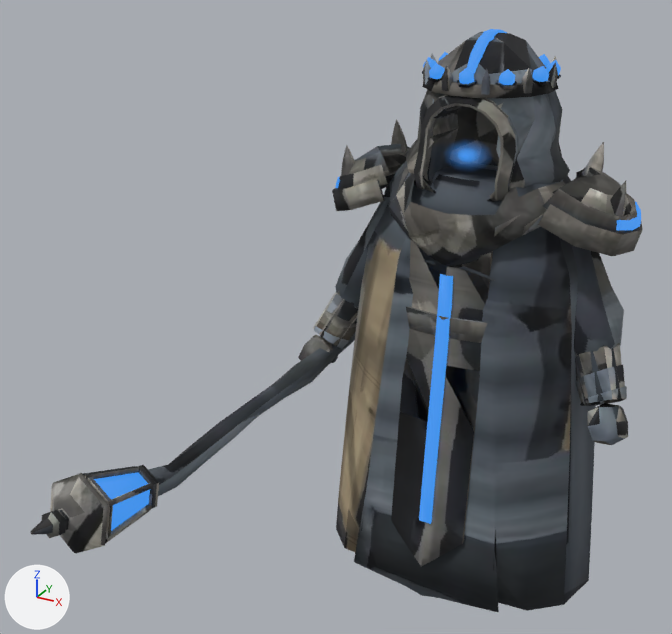
One commit to the glTF model games/vale/art/out/units/brightwick_aubade.glb: the scene before it, then after it.
Both versions are drawn from a 50 mm lens placed at (0.874, -2.438, 2.024), pointed at (-0.186, -0.51, 1.061). Arrows for +X, +Y and +Z are at lower left; the lights stay in place. The older version comes first. Vertices at exactly the same position are counted once.

Before the edit, the objects in view are built like this:
```python
me_brightwick_aubade = bpy.data.meshes.new('brightwick_aubade')
me_brightwick_aubade.from_pydata(...)  # 1929 vertices, 3315 faces; spans x -0.52..0.51, y -1.35..0.33, z 0.0..1.72
me_brightwick_aubade.materials.append(mat_body)
me_brightwick_aubade_accent = bpy.data.meshes.new('brightwick_aubade_accent')
me_brightwick_aubade_accent.from_pydata(...)  # 406 vertices, 644 faces; spans x -0.51..0.45, y -1.23..0.31, z 0.35..1.73
# faces by material slot: [138, 506]
me_brightwick_aubade_accent.materials.append(mat_accent)
me_brightwick_aubade_accent.materials.append(mat_accent_001)  # dark blue #293038, glowing blue #388de7
ob_brightwick_aubade = bpy.data.objects.new('brightwick_aubade', me_brightwick_aubade)
ob_brightwick_aubade.location = (0.0, 0.0, 0.0)
ob_brightwick_aubade_accent = bpy.data.objects.new('brightwick_aubade_accent', me_brightwick_aubade_accent)
ob_brightwick_aubade_accent.location = (0.0, 0.0, 0.0)
```
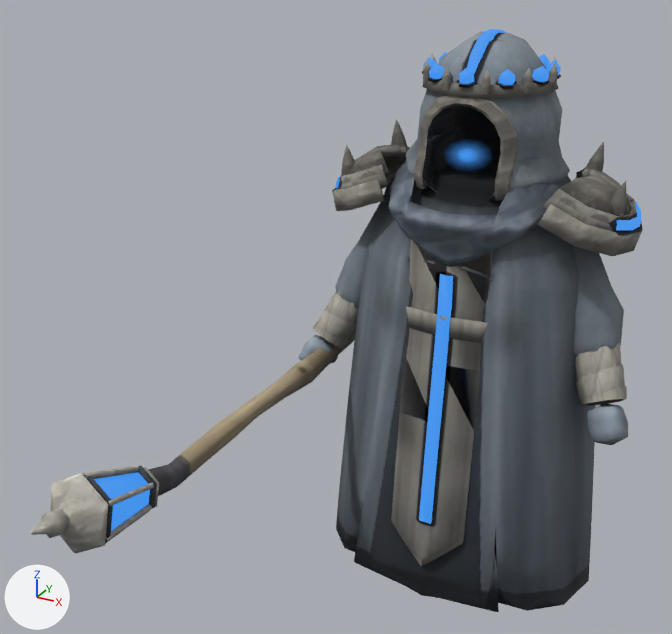
Where the change shows, as pixel boxes (x1, y1, x2, y2) in the pictures (672 x 634 px; the box of a moved part takes in the faces that stretch with it):
part 1 of me_brightwick_aubade, moved or reshaped: (421, 40, 551, 180) in both
part 2 of me_brightwick_aubade, surface changed: (31, 32, 643, 602) in both

The change, as a list of edits to the scene's bpy script:
```text
Change me_brightwick_aubade:
    used by ob_brightwick_aubade; location = (0.0, 0.0, 0.0)
    remove me_brightwick_aubade.from_pydata(...)  # 1929 vertices, 3315 faces; spans x -0.52..0.51, y -1.35..0.33, z 0.0..1.72
    add me_brightwick_aubade.from_pydata(...)  # 1928 vertices, 3313 faces; spans x -0.52..0.51, y -1.35..0.33, z 0.0..1.72
    me_brightwick_aubade part 1
    30 vertices are removed from x -0.13..0.13, y -0.16..0.08, z 1.31..1.64
    155 faces are deleted
    5 vertices move from x -0.15..0.15, y -0.16..-0.03, z 1.54..1.61 to x -0.15..0.15, y -0.16..-0.03, z 1.53..1.61
    29 vertices are added at x -0.15..0.15, y -0.17..0.08, z 1.31..1.66
    153 new faces join them
    me_brightwick_aubade part 2: 3063 kept faces spanning x -0.52..0.51, y -1.35..0.33, z 0.0..1.72 get new texture (UV) coordinates
```
